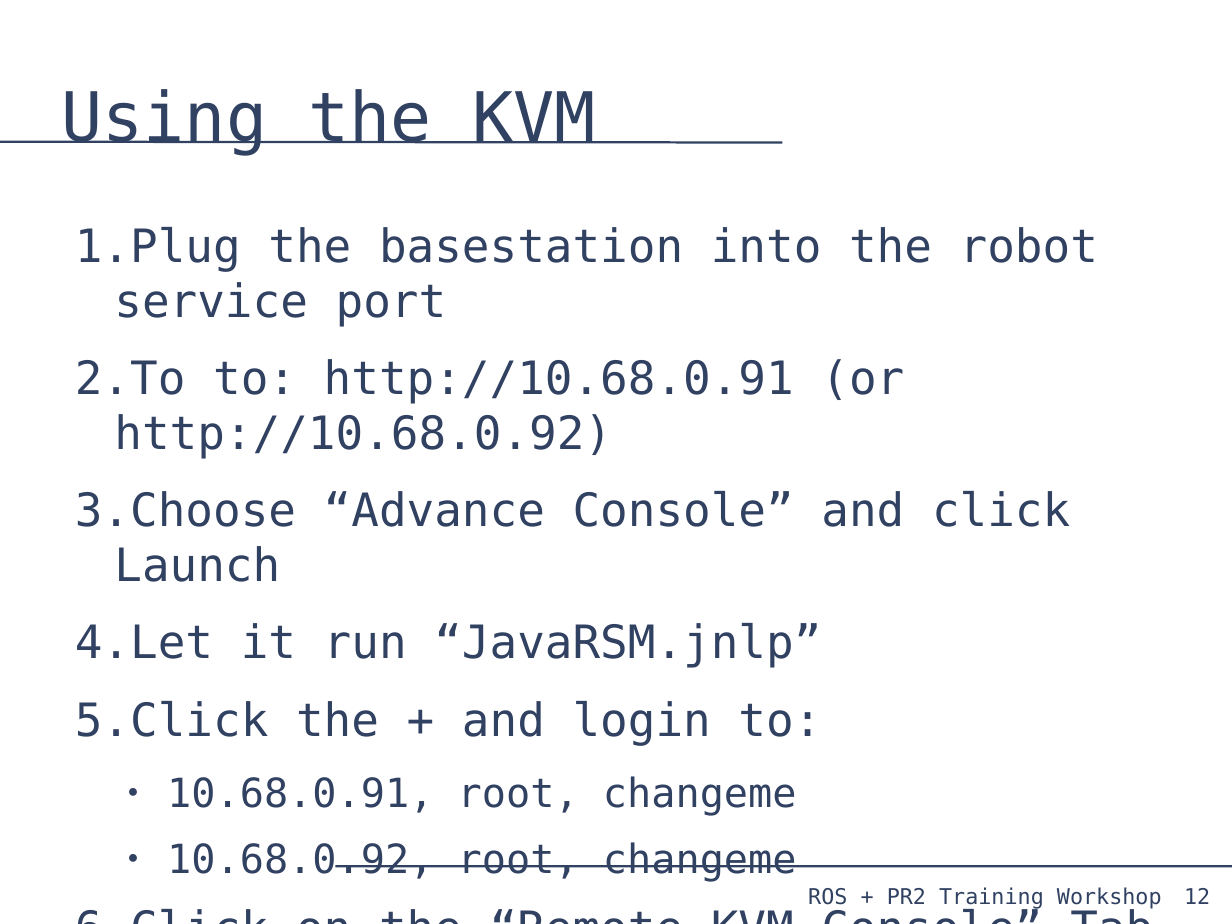
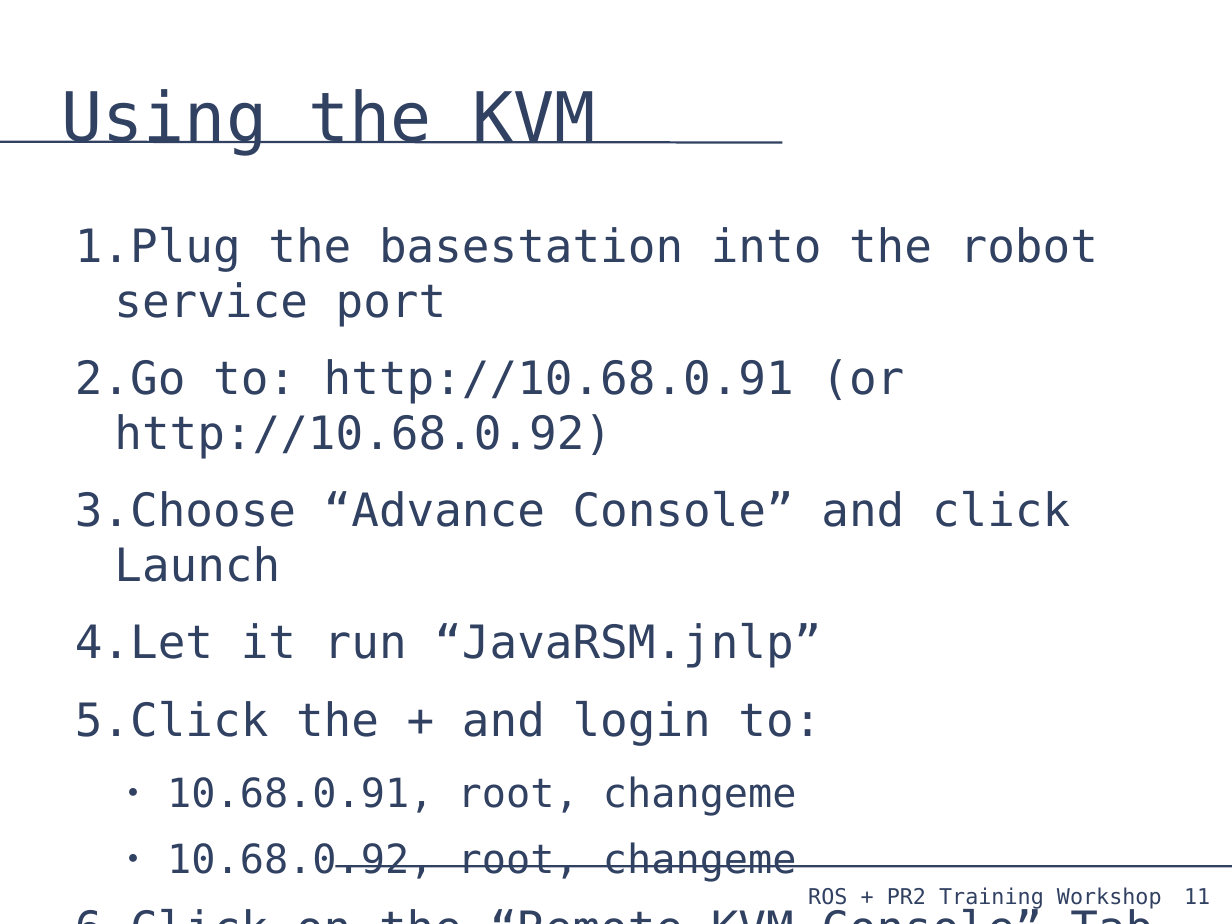
Before and after one commit to PR2/pr2_docs, a slide deck: slide 11 of pr2_training_workshop/installing_base_station/basestation.odp (slide 12 before the commit). Drawn at 1232x924 pixels with LibreOffice and Linux fonts; fonts in the diff are those of the drawing. Boxes give left, top, right and bottom in pixels: in the first picture for what was removed or moved away, otherwise in the second. Text is boxed around its words. In the diff, an @@ line names an element or a change of style, - is before the commit and + after.

```diff
--- a/pr2_training_workshop/installing_base_station/basestation.odp
+++ b/pr2_training_workshop/installing_base_station/basestation.odp
@@ text at bbox=[75, 359, 904, 459]: text changed @@
-2. To to: http://10.68.0.91 (or http://10.68.0.92)
+2. Go to: http://10.68.0.91 (or http://10.68.0.92)
@@ page number at bbox=[1184, 888, 1210, 904]: text changed @@
-12
+11
```
Also in this commit, not shown: 1 other slide changed, 1 slide removed.
